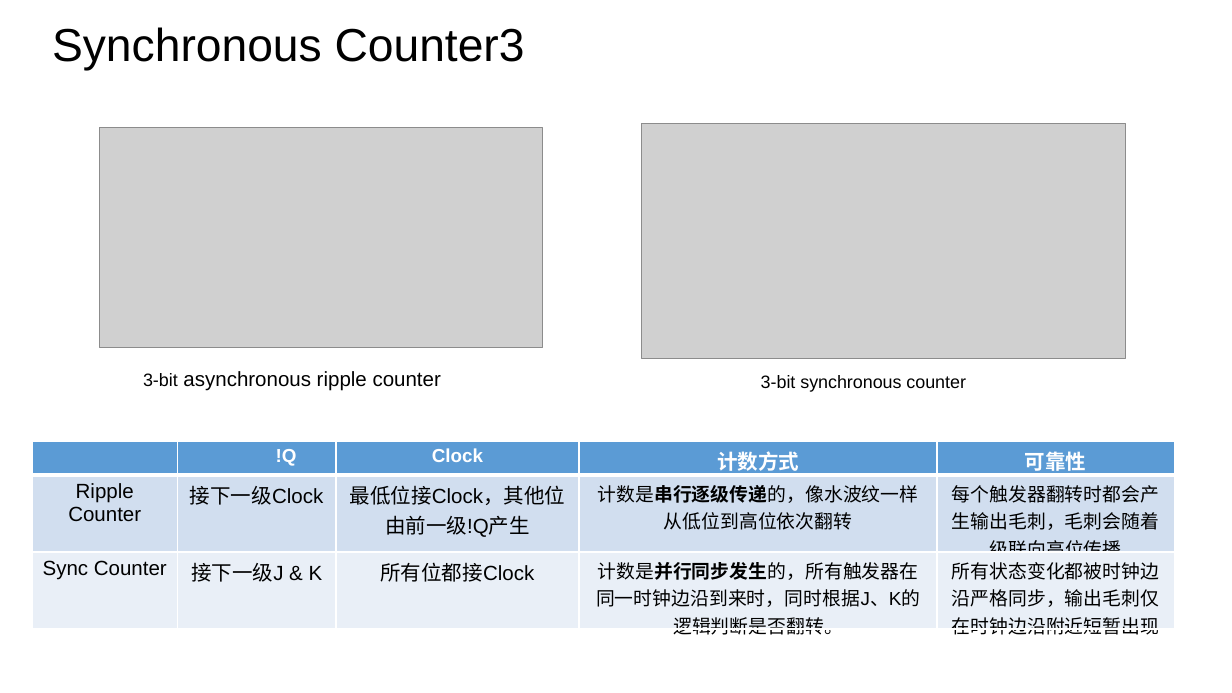
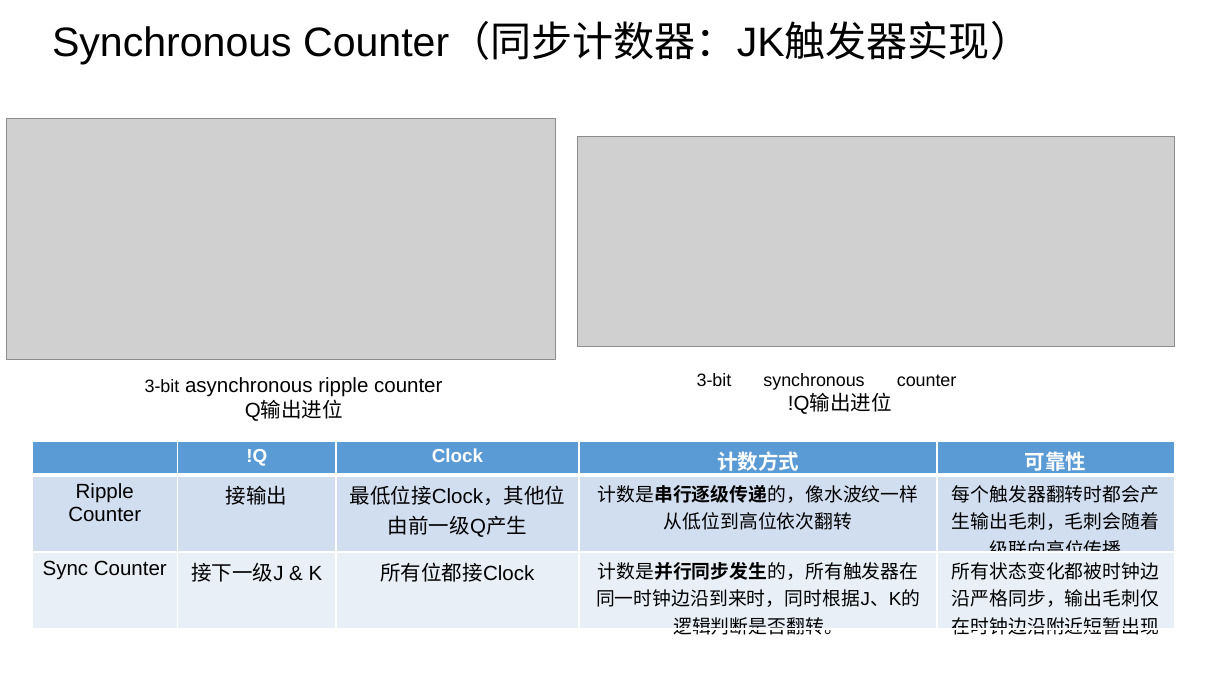
Before and after one commit to vcboy1/Leeds, a slide deck: slide 30 of 26fall/1860/Lecture/All HDL.pptx (slide 29 before the commit). Drawn at 1232x693 pixels with LibreOffice and Linux fonts; fonts in the diff are those of the drawing; grey boxes stand for pictures; background and template pictures are left out. Boxes give left, top, right and bottom in pixels: in the first picture for what was removed or moved away, otherwise in the second. Text is boxed around its words. In the diff, an @@ line names an element or a change of style, - is before the commit and + after.

```diff
--- a/26fall/1860/Lecture/All HDL.pptx
+++ b/26fall/1860/Lecture/All HDL.pptx
@@ rectangle: place and size @@
-rectangle at [39,115,1184,131]
+rectangle at [18,0,1232,185]
@@ title at [52,23,1031,64]: text changed; size 27 to 24 pt @@
-Synchronous Counter3
+Synchronous Counter（同步计数器：JK触发器实现）
@@ picture: place and size @@
-picture at [100,127,543,347]
+picture at [6,118,556,359]
@@ picture: place and size @@
-picture at [642,123,1126,359]
+picture at [578,137,1175,346]
@@ text at [697,373,957,414]: text changed @@
-3-bit synchronous counter
+3-bit synchronous counter
+!Q输出进位
@@ text at [245,401,343,421]: paragraph added @@
+Q输出进位
@@ table at [32,441,1174,639] @@
-row 2, column 2: 接下一级Clock
+row 2, column 2: 接输出
-row 2, column 3: 最低位接Clock，其他位由前一级!Q产生
+row 2, column 3: 最低位接Clock，其他位由前一级Q产生
@@ alignment left to centre @@
```
Also in this commit, not shown: 4 other slides changed, 4 slides added, 1 slide removed, 32 other files.
